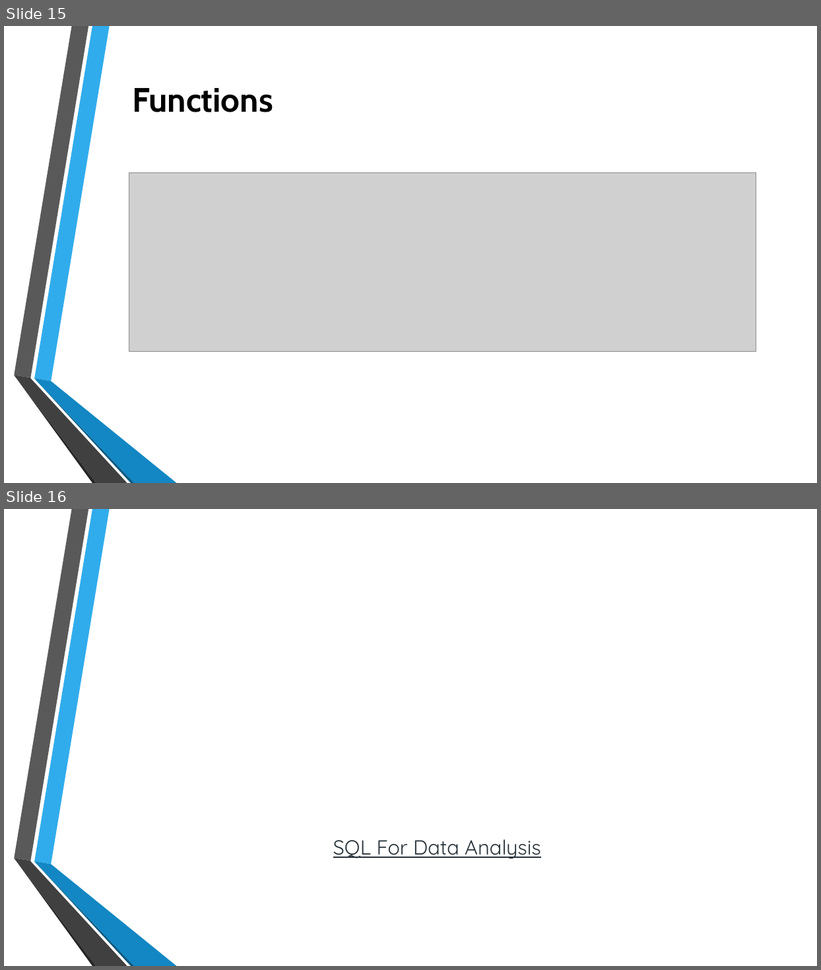
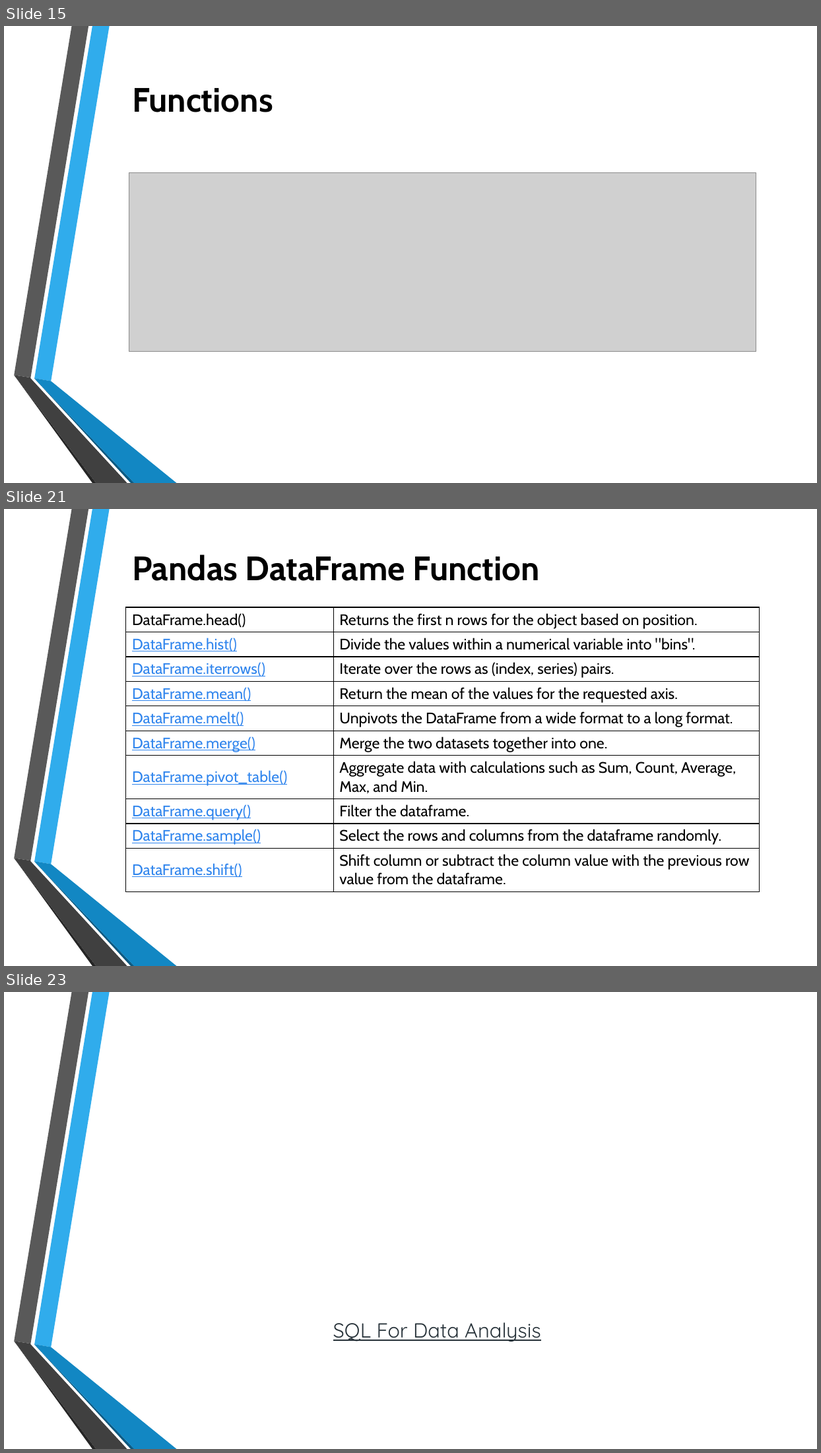
Before and after one commit to thetnaingtunerp/dax, a slide deck: PythonDAX/Data Analysis with Python.pptx. Shown one above the other, each under a label of ours: slides 15 and 16 before the commit, slides 15, 21 and 23 after it; the slides between them are not shown. The pictures are 821x970 and 821x1453 pixels, drawn with LibreOffice and Linux fonts; fonts in the diff are those of the drawing; grey boxes stand for pictures; background and template pictures are left out. Boxes give left, top, right and bottom in pixels: in the first picture for what was removed or moved away, otherwise in the second. Text is boxed around its words. In the diff, an @@ line names an element or a change of style, - is before the commit and + after.

Commit message:
01/03

```diff
--- a/PythonDAX/Data Analysis with Python.pptx
+++ b/PythonDAX/Data Analysis with Python.pptx
@@ slide 21 added at [4,509,817,966], background picture (left out); not listed: 6 template elements that a slide beside it also shows @@
@@ title added at [132,555,540,581], 40 pt, text #000000, bold @@
+Pandas DataFrame Function
@@ table added at [126,607,759,890], 10 rows, 2 columns @@
+DataFrame.head() | Returns the first n rows for the object based on position.
+DataFrame.hist() | Divide the values within a numerical variable into "bins".
+DataFrame.iterrows() | Iterate over the rows as (index, series) pairs.
+DataFrame.mean() | Return the mean of the values for the requested axis.
+DataFrame.melt() | Unpivots the DataFrame from a wide format to a long format.
+DataFrame.merge() | Merge the two datasets together into one.
+DataFrame.pivot_table() | Aggregate data with calculations such as Sum, Count, Average, Max, and Min.
+DataFrame.query() | Filter the dataframe.
+DataFrame.sample() | Select the rows and columns from the dataframe randomly.
+DataFrame.shift() | Shift column or subtract the column value with the previous row value from the dataframe.
@@ what was slide 16 is now slide 23 @@
```
Also in this commit, not shown: 6 other slides added.
